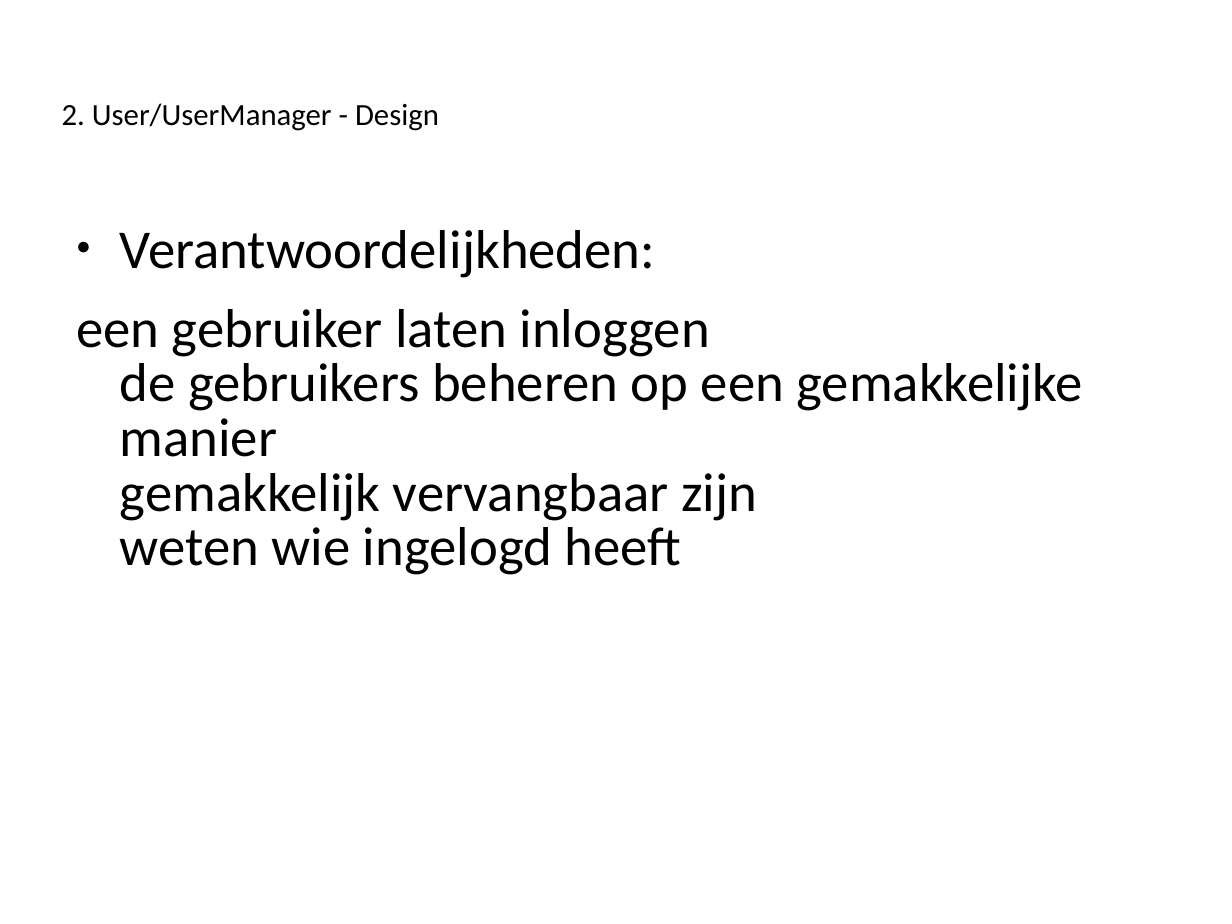
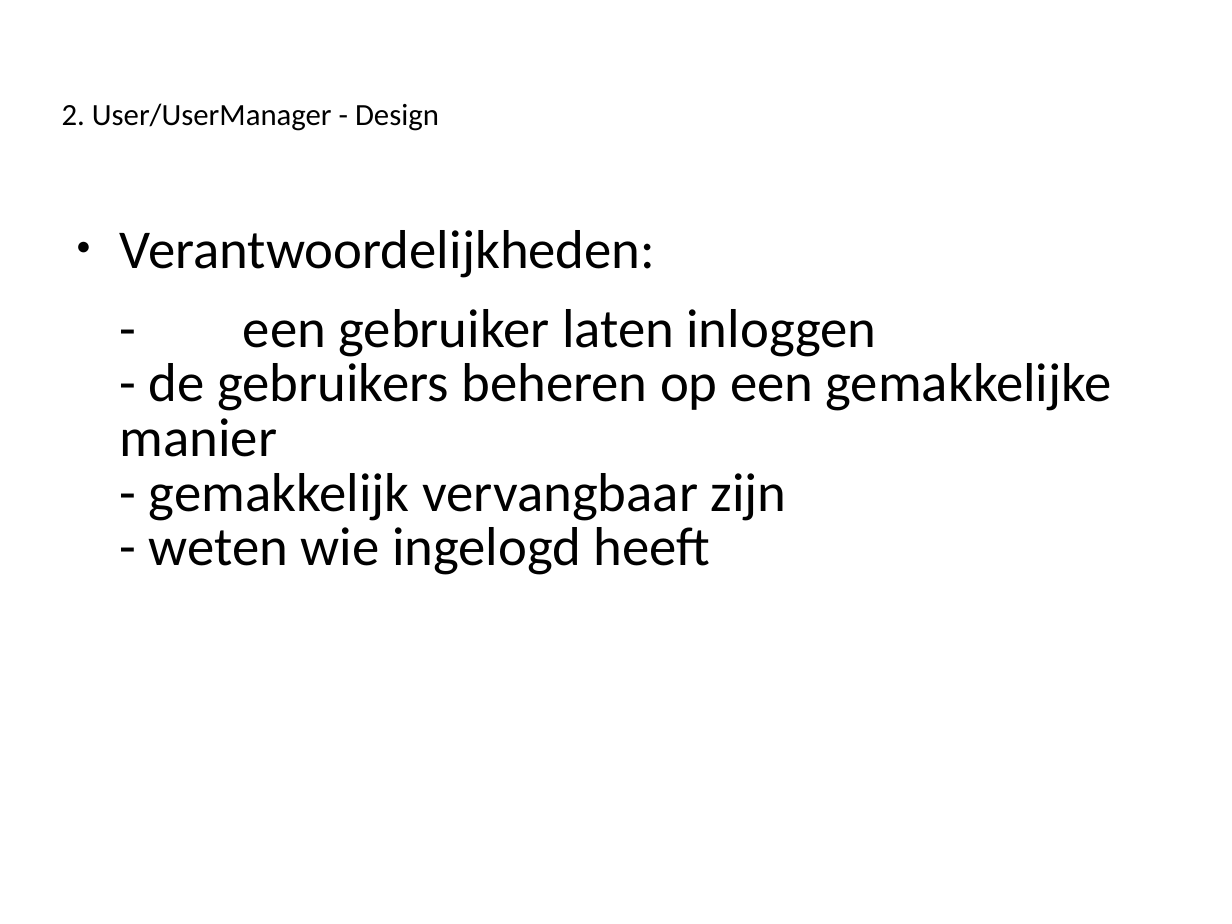
Before and after one commit to Novarg1/SWOP21, a slide deck: slide 7 of presentatie/Presentatie_Iteratie3.ppt. Drawn at 1232x924 pixels with LibreOffice and Linux fonts; fonts in the diff are those of the drawing. Boxes give left, top, right and bottom in pixels: in the first picture for what was removed or moved away, otherwise in the second. Text is boxed around its words. In the diff, an @@ line names an element or a change of style, - is before the commit and + after.

```diff
--- a/presentatie/Presentatie_Iteratie3.ppt
+++ b/presentatie/Presentatie_Iteratie3.ppt
@@ text at [120, 309, 1112, 575]: text changed @@
-een gebruiker laten inloggen
-de gebruikers beheren op een gemakkelijke manier
-gemakkelijk vervangbaar zijn
-weten wie ingelogd heeft
+- een gebruiker laten inloggen
+- de gebruikers beheren op een gemakkelijke manier
+- gemakkelijk vervangbaar zijn
+- weten wie ingelogd heeft
```
Also in this commit, not shown: 8 other slides changed.
